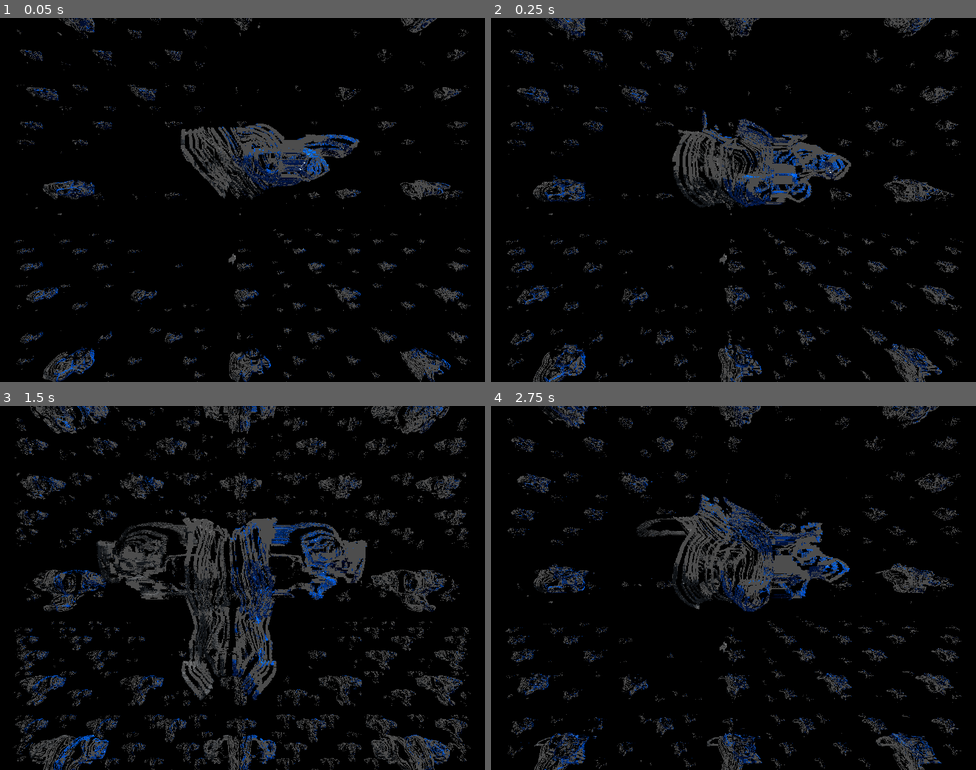
Above: before the commit, frames 1-4 (two rows, left to right).
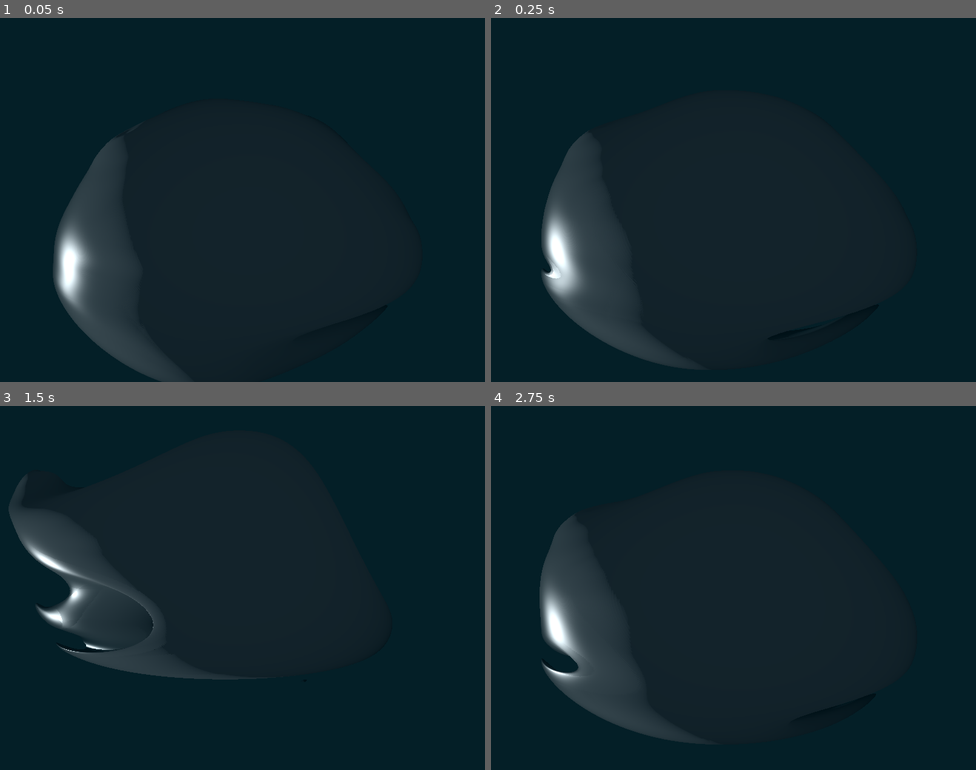
Above: after the commit, the same moments.

Repository: kiwijuice56/gd-fractals
Game: Godot game, scene res://main.tscn
Two runs of this game, one before a commit and one after it. Both use one fixed random seed, a clock stepped at 60 frames per second and the inputs below.
Inputs:
- Up to frame 1 (0.05 s): no input
- Up to frame 2 (0.25 s): no input
- Up to frame 3 (1.5 s): no input
- Up to frame 4 (2.75 s): no input

The runs differ from the first frame. In frame 1, 99% of the frame differs, in the area x 0-100%, y 0-100%; in frame 2, 98%; in frame 3, 97%; in frame 4, 98%.

Commit message:
Julia fractals

Diff:
--- a/main.tscn
+++ b/main.tscn
@@ -3,13 +3,13 @@
 [ext_resource type="PackedScene" uid="uid://cocpy0366csk5" path="res://rendering/rendering_plane.tscn" id="1_ig7tw"]
 [ext_resource type="Script" uid="uid://bussg4w100dht" path="res://scene_camera.gd" id="2_0xm2m"]
 
-[node name="Main" type="Node"]
+[node name="Main" type="Node" unique_id=1221740745]
 
-[node name="RenderingPlane" parent="." node_paths=PackedStringArray("camera") instance=ExtResource("1_ig7tw")]
+[node name="RenderingPlane" parent="." unique_id=2048059717 node_paths=PackedStringArray("camera") instance=ExtResource("1_ig7tw")]
 transform = Transform3D(0.8660254, 0, 0.5, 0, 1, 0, -0.5, 0, 0.8660254, 0, 0, 0)
 instance_shader_parameters/_rotation = Vector3(0, 0.5235988, 0)
 camera = NodePath("../MirrorCamera")
 
-[node name="MirrorCamera" type="Camera3D" parent="."]
-transform = Transform3D(-4.371139e-08, 0, 1, 0, 1, 0, -1, 0, -4.371139e-08, 2.620255, 0.51286554, 2.2008636)
+[node name="MirrorCamera" type="Camera3D" parent="." unique_id=1240861880]
+transform = Transform3D(-4.371139e-08, 0, 1, 0, 1, 0, -1, 0, -4.371139e-08, 1.5130606, 0.29236817, -0.026883364)
 script = ExtResource("2_0xm2m")
--- a/rendering/raymarcher.gdshader
+++ b/rendering/raymarcher.gdshader
@@ -135,6 +135,26 @@
 	return (0.5 * log(r) * r/dr) * _scale;
 }
 
+float julia_DE(vec3 p, inout vec3 collision_info) {
+	vec4 x = vec4(p.x, p.z, 0.0, p.y);
+	vec4 c = vec4(-0.0, -0.3 - 0.5 * sin(TIME), -0.3, -0.6);
+	float dr = 1.0;
+
+	for (int i = 0; i < bulb_iter; i++) {
+		if (length(x) > bulb_runaway_threshold) {
+			break;
+		}
+		dr = 2.0 * length(x) * dr + 1.0;
+		x = c + vec4(
+			pow(x.w, 2) - pow(x.x, 2) - pow(x.y, 2) - pow(x.z, 2),
+			2.0 * x.w * x.x,
+			2.0 * x.w * x.y,
+			2.0 * x.w * x.z
+		);
+	}
+	return 0.5 * length(x) * log(length(x)) / dr;
+}
+
 // https://iquilezles.org/articles/
 float smooth_union(float d1, float d2, float k) {
 	k *= 4.0;
@@ -161,9 +181,12 @@
 // distance values for coloring at this point
 float world_DE(vec3 p, inout int collider_id, inout vec3 collision_info) {
 	vec3 bulb_info = vec3(1.0, 1024.0, 0.0);
-	float d1 = 1000.0; // mandelbulb_DE(p, bulb_info);
+	float d1 = 1000.0;//mandelbulb_DE(p, bulb_info);
 	vec3 mesh_info = vec3(1.0, 1024.0, 0.0);
-	float d2 = mesh_DE(p, mesh_info);
+	float d2 = julia_DE(p, mesh_info); //mesh_DE(p, mesh_info);
+
+
+
 	if (d2 < d1) {
 		collision_info = mesh_info;
 		collider_id = 1;
@@ -211,7 +234,7 @@
 void fragment() {
 	// Initialize materials
 	Material fractal_material = Material(0.25, 0.5, 5.0, 0.95, vec4(0.5, 0.5, 0.5, 1.0));
-	Material mesh_material = Material(0.55, 0.2, 5.0, 0.95, vec4(0.5, 0.5, 0.5, 1.0));
+	Material mesh_material = Material(0.15, 0.7, 5.0, 0.95, vec4(0.5, 0.5, 0.5, 1.0));
 
 	// Take the pixel position (UV) and convert it into a ray based on the camera's orientation
 	vec3 ray_pos = CAMERA_POSITION_WORLD;
@@ -247,7 +270,7 @@
 		// Reflect the ray
 		ray_dir = ray_dir - 2.0 * dot(ray_dir, normal) * normal;
 		ray_pos += ray_dir * collision_threshold * 4.0;
-		vec4 hit_color = collision_info.r > 0.5 ? vec4(0.4, 0.4, 0.4, 1.0) : vec4(0.0, 0.4, 1.0, 1.0); // surface_material.albedo_color;
+		vec4 hit_color = collision_info.r > 0.5 ? vec4(0.4, 0.4, 0.4, 1.0) : vec4(0.0, 0.4, 1.0, 1.0);
 		// Ambient occlusion
 		float aa = float(iter) / float(max_iter);
 		hit_color.rgb = clear_color.rgb * aa + (1.0 - aa) * hit_color.rgb;
@@ -255,14 +278,14 @@
 		float normal_shadow = (0.25 + 0.75 * pow(max(0.0, specular_ratio * dot(normal, -normalize(light_ray))), 1.0/2.4));
 		hit_color *= vec4(pow(normal_shadow, 1.2), pow(normal_shadow, 1.1), normal_shadow, 1.0);
 		// Specular highlights
-		float specular = dot(-normalize(light_ray), ray_dir);
+		float specular = clamp(dot(-normalize(light_ray), ray_dir), 0.0, 1.0);
 		float specular_power = pow(25.0 * (surface_material.roughness - 1.0), 2.0) + 2.0;
 		hit_color += specular_ratio * vec4(specular_color.rgb, 1.0) * vec4(surface_material.specular_alpha) * pow(specular, specular_power);
 		// Mix reflections
 		pixel_color += hit_color * previous_reflectance;
 		previous_reflectance = surface_material.reflectivity;
 	}
-
+	pixel_color.a = 1.0;
 	ALBEDO.rgb = clamp(pixel_color.rgb, vec3(0.0), vec3(1.0));
 	ALPHA = clamp(pixel_color.a, 0.0, 1.0);
 }
--- a/rendering/rendering_plane.tscn
+++ b/rendering/rendering_plane.tscn
@@ -1,36 +1,38 @@
 [gd_scene load_steps=6 format=3 uid="uid://cocpy0366csk5"]
 
 [ext_resource type="Shader" uid="uid://fdhkmu4rxw64" path="res://rendering/raymarcher.gdshader" id="1_mnrjc"]
-[ext_resource type="ImageTexture3D" uid="uid://dwjbq078n8v7q" path="res://sdf_textures/teto_16.res" id="2_n23bp"]
+[ext_resource type="ImageTexture3D" uid="uid://cu07to3qoin76" path="res://sdf_textures/bunny_128.res" id="2_n23bp"]
 [ext_resource type="Script" uid="uid://cqommosxphppa" path="res://rendering/rendering_plane.gd" id="2_wqimk"]
 
 [sub_resource type="ShaderMaterial" id="ShaderMaterial_wqimk"]
 render_priority = 0
 shader = ExtResource("1_mnrjc")
-shader_parameter/max_iter = 128
-shader_parameter/max_bounce = 2
+shader_parameter/max_iter = 512
+shader_parameter/max_bounce = 1
 shader_parameter/collision_threshold = 0.001
-shader_parameter/normal_sample_length = 0.0228
-shader_parameter/bulb_runaway_threshold = 2.0
+shader_parameter/normal_sample_length = 0.01
+shader_parameter/bulb_runaway_threshold = 4.0
 shader_parameter/color_center_point = Vector3(0, 0.5, -0.5)
 shader_parameter/color_intensity = 0.5
 shader_parameter/sdf_texture = ExtResource("2_n23bp")
 shader_parameter/runaway_threshold = 8.0
-shader_parameter/light_ray = Vector3(0.2826, 1, -0.8145)
+shader_parameter/light_ray = Vector3(0.283, 0.225, -0.814)
 shader_parameter/specular_color = Color(1, 1, 1, 1)
 shader_parameter/specular_ratio = 1.0
-shader_parameter/clear_color = Color(0.00380425, 0.0038465315, 0.0041666627, 1)
+shader_parameter/clear_color = Color(0.019475712, 0.06422869, 0.079802014, 1)
 shader_parameter/_fov = 70.01
-shader_parameter/_cam_mat = Basis(-0.13737206, 0.025140442, 0.99020046, 0, 0.99967784, -0.025381068, -0.9905195, -0.0034866496, -0.13732782)
+shader_parameter/_cam_mat = Basis(0.98587817, -0.02750804, 0.16518933, 0, 0.9864167, 0.16426238, -0.16746403, -0.16194269, 0.97248673)
 
 [sub_resource type="PlaneMesh" id="PlaneMesh_n23bp"]
 size = Vector2(16, 16)
 orientation = 2
 
-[node name="RenderingPlane" type="MeshInstance3D"]
+[node name="RenderingPlane" type="MeshInstance3D" unique_id=965001392]
 material_override = SubResource("ShaderMaterial_wqimk")
 instance_shader_parameters/_position = Vector3(0, 0, 0)
 instance_shader_parameters/_rotation = Vector3(0, 0, 0)
 instance_shader_parameters/_scale = 1.0
+instance_shader_parameters/bulb_iter = 32
+instance_shader_parameters/bulb_power = 8.0
 mesh = SubResource("PlaneMesh_n23bp")
 script = ExtResource("2_wqimk")
